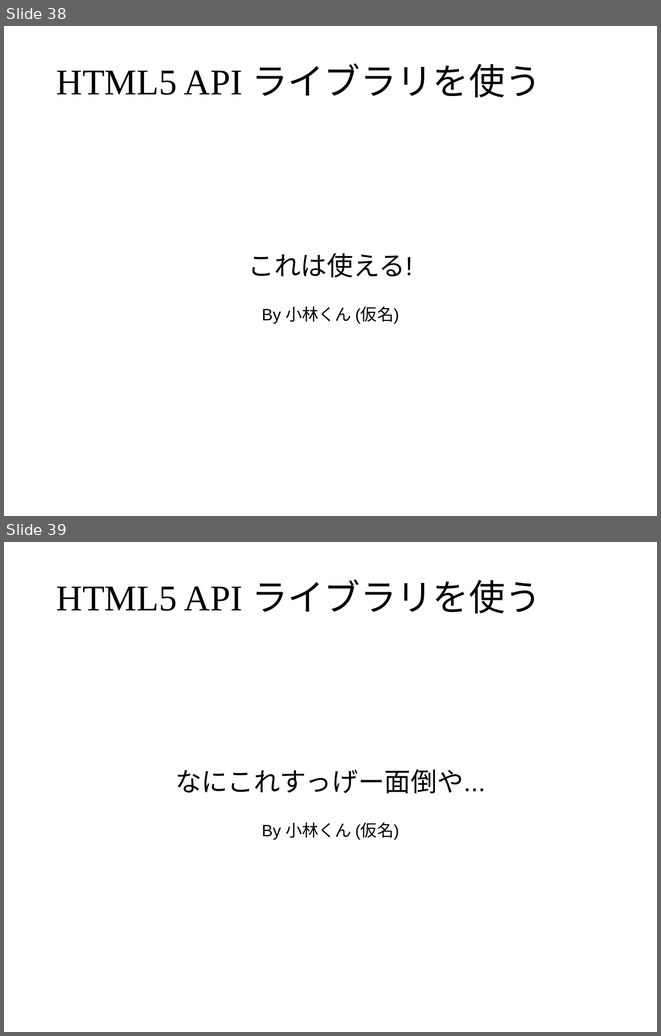
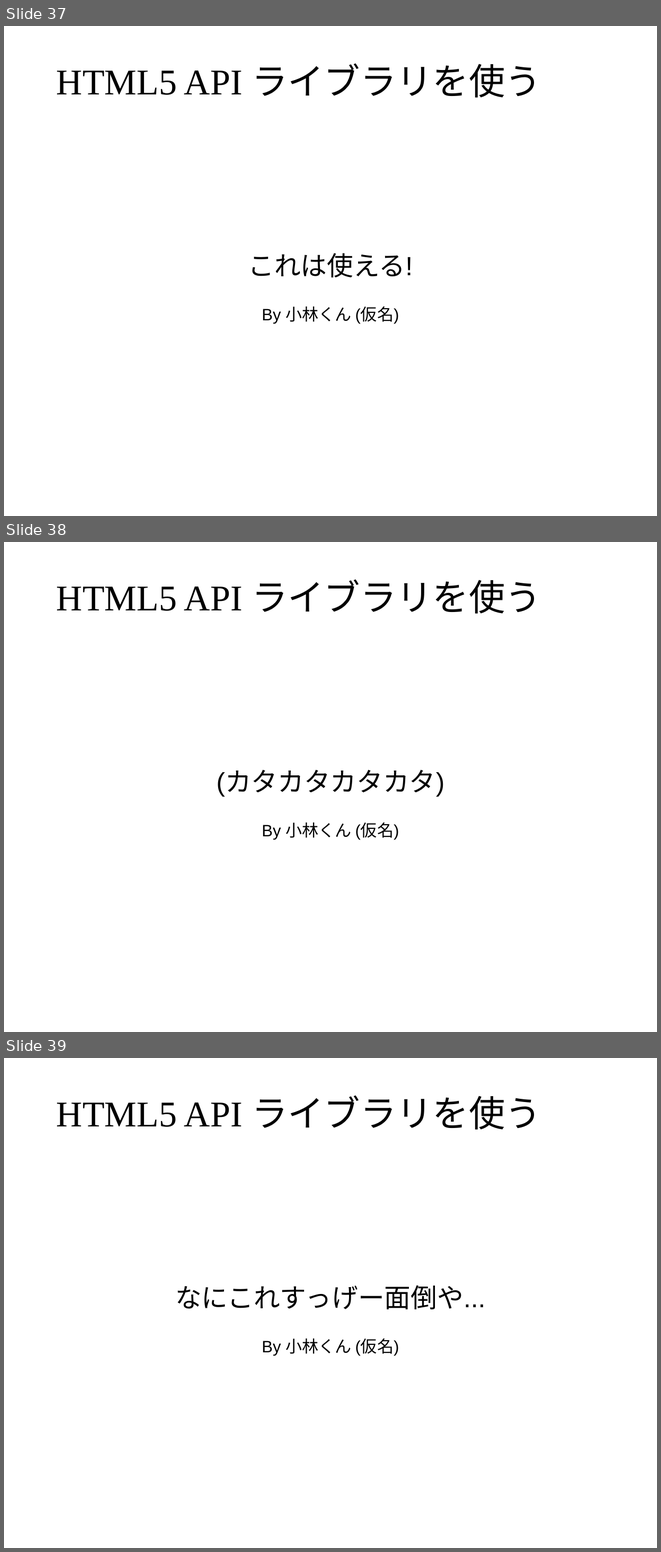
Before and after one commit to masakura/slides, a slide deck: html5jk#1/slide2.odp. Shown one above the other, each under a label of ours: slides 38 and 39 before the commit, slides 37, 38 and 39 after it. The pictures are 661x1036 and 661x1552 pixels, drawn with LibreOffice and Linux fonts; fonts in the diff are those of the drawing; background and template pictures are left out. Boxes give left, top, right and bottom in pixels: in the first picture for what was removed or moved away, otherwise in the second. Text is boxed around its words. In the diff, an @@ line names an element or a change of style, - is before the commit and + after.

Commit message:
スライドを訂正

```diff
--- a/html5jk#1/slide2.odp
+++ b/html5jk#1/slide2.odp
@@ slide 38 added at <box>4,542,657,1032</box>, background picture (left out) @@
@@ title added at <box>56,579,541,614</box>, 44 pt, text #000000 @@
+HTML5 API ライブラリを使う
@@ subtitle added at <box>217,770,445,839</box>, 32 pt, text #000000 @@
+(カタカタカタカタ)
+By 小林くん (仮名)
@@ what was slide 38 is now slide 37 @@
```
Also in this commit, not shown: 4 slides changed, 2 other slides added, 2 slides removed.
